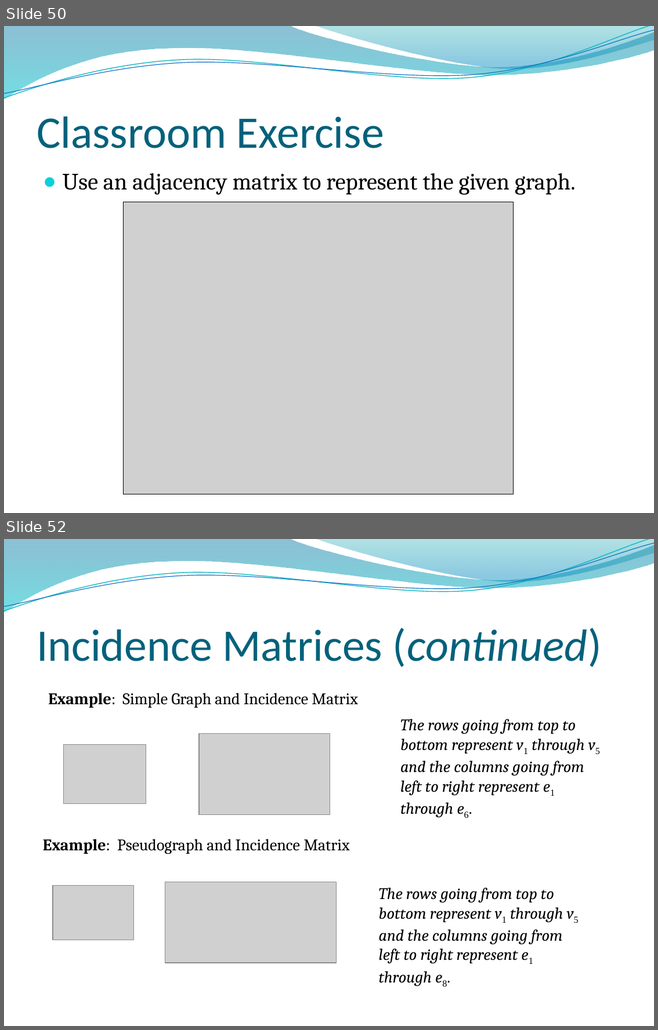
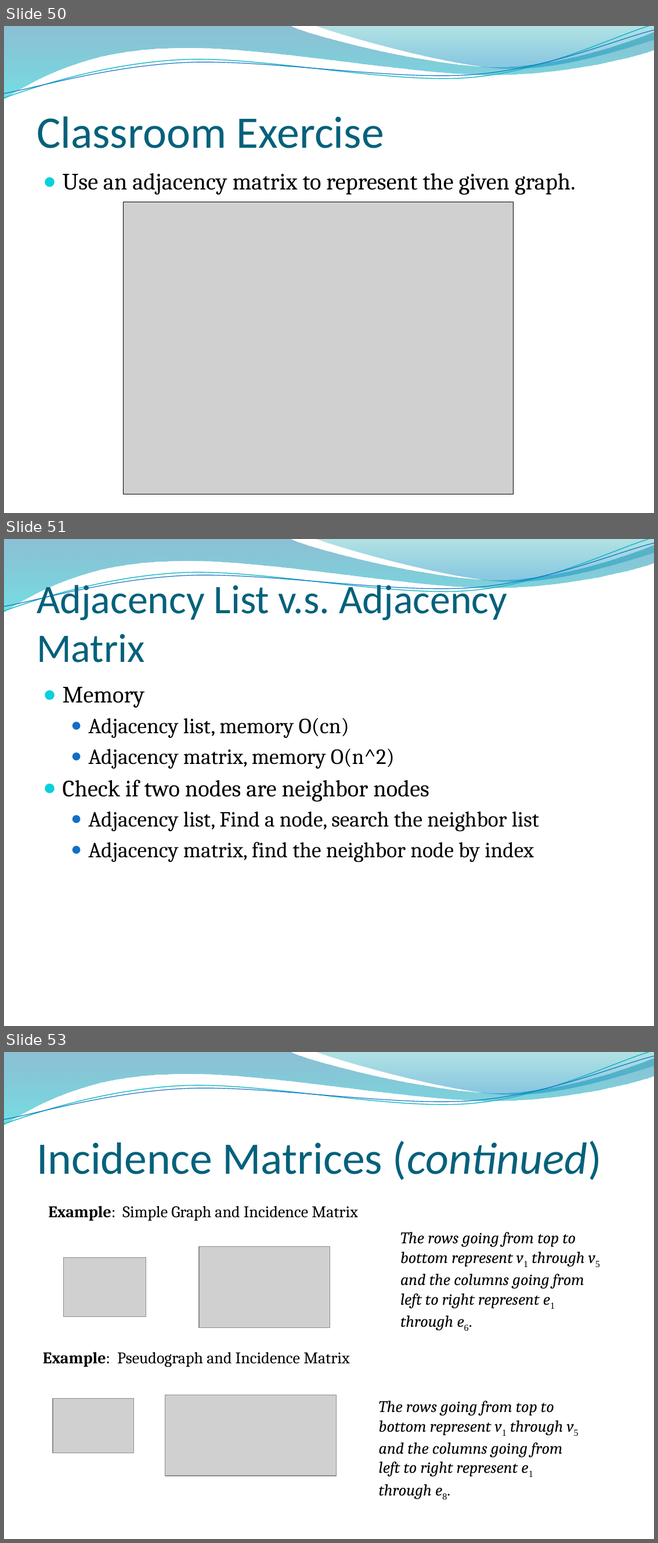
Before and after one commit to lin-chen-GA/lin-chen-GA.github.io, a slide deck: cs2620/slides/cs2620_notes10.pptx. Shown one above the other, each under a label of ours: slides 50 and 52 before the commit, slides 50, 51 and 53 after it; the slides between them are not shown. The pictures are 658x1030 and 658x1543 pixels, drawn with LibreOffice and Linux fonts; fonts in the diff are those of the drawing; grey boxes stand for pictures; background and template pictures are left out. Boxes give left, top, right and bottom in pixels: in the first picture for what was removed or moved away, otherwise in the second. Text is boxed around its words. In the diff, an @@ line names an element or a change of style, - is before the commit and + after.

```diff
--- a/cs2620/slides/cs2620_notes10.pptx
+++ b/cs2620/slides/cs2620_notes10.pptx
@@ slide 51 added at [4, 539, 654, 1026], background picture (left out); not listed: 4 template elements that a slide beside it also shows @@
@@ title added at [36, 579, 507, 663], 45 pt, text #04617B @@
+Adjacency List v.s. Adjacency Matrix
@@ text added at [63, 687, 539, 863], 24 pt, text #000000 @@
+● Memory
+  ● Adjacency list, memory O(cn)
+  ● Adjacency matrix, memory O(n^2)
+● Check if two nodes are neighbor nodes
+  ● Adjacency list, Find a node, search the neighbor list
+  ● Adjacency matrix, find the neighbor node by index
@@ what was slide 52 is now slide 53 @@
```
Also in this commit, not shown: 6 slides changed, 5 other files.
